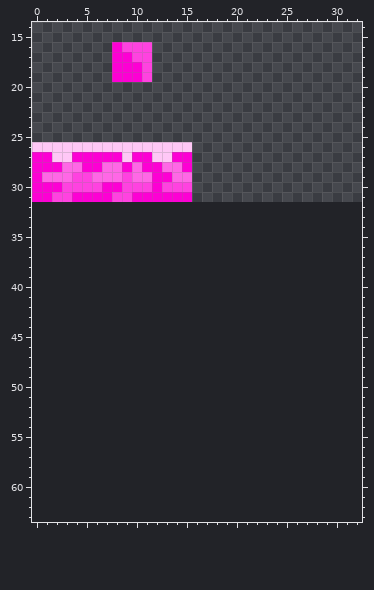
Pixel-art sprite, stored at src/main/resources/assets/moreboots/textures/models/armor/bomber_layer_1.png. Above: the version before the commit.
The file is 64x32 pixels. Colours within 5 levels of each other are drawn and written as one. Shown: x 0..32, y 14..63. The old version is drawn lined up with the new one, on the new canvas.
After the commit:
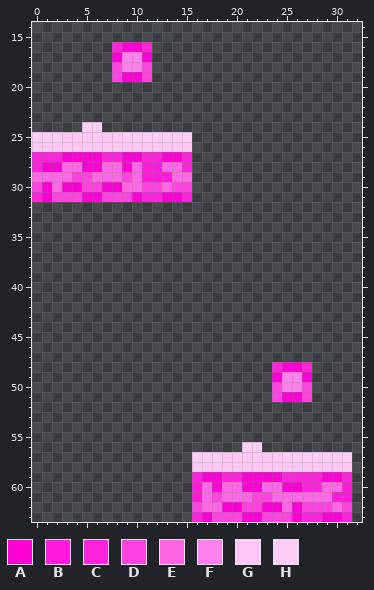
Palette (. is transparent): A #fd00d4  B #ff1adb  C #ff24dc  D #ff42e0  E #ff67e6  F #ff81eb  G #ffc7f6  H #ffcdf8
From old to new:
canvas 64x32 -> 64x64
@@ x 6..13 @@
 15 ........
-16 ..ADDD..
-17 ..AADD..
-18 ..AAAD..
-19 ..AAAD..
+16 ..CAAC..
+17 ..AFFA..
+18 ..DFFD..
+19 ..DAAD..
 20 ........
@@ x 0..17 @@
 23 ..................
-24 ..................
-25 ..................
+24 .....HH...........
+25 HHHGGGGGGHHHHHHH..
 26 GGGGGGGGGGGGGGGG..
-27 AAGGAAAAAGAAGGAA..
-28 AAAEEAAEEAEAAEEA..
-29 AEEEDDEEEDEEAAEE..
-30 AAADDDDAADDDADDD..
-31 AADDAAAADDAAAAAA..
+27 CCCAAAACCAACCAAC..
+28 CAAEEAAEEAEBBEEC..
+29 EEEEDDEEEDEBBBEE..
+30 DAEAADDAAEEDDEDD..
+31 CADDDAADDDACCAAC..
 32 ..................
@@ x 22..29 @@
 47 ........
-48 ........
-49 ........
-50 ........
-51 ........
+48 ..CAAC..
+49 ..AFFA..
+50 ..DFFD..
+51 ..DAAD..
 52 ........
@@ x 14..32 @@
 55 ...................
-56 ...................
-57 ...................
-58 ...................
-59 ...................
-60 ...................
-61 ...................
-62 ...................
-63 ...................
+56 .......HH..........
+57 ..HHHGGGGGGHHHHHHH.
+58 ..GGGGGGGGGGGGGGGG.
+59 ..CAACCAAAACCCCAAC.
+60 ..BEAEEAAEEAACCEEB.
+61 ..BEDEEEDDEEEEEEBB.
+62 ..DEEAADDAAEADDDED.
+63 ..CADDDAADDDACCAAC.
Where, in picture pixels (left, top, right, bottom), the same in both pictures:
changed: (112, 42, 152, 82)
changed: (32, 122, 192, 202)
added: (272, 362, 312, 402)
added: (192, 442, 352, 522)
